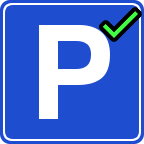
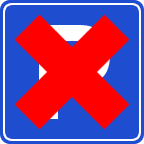
Layered file, before and after one edit (144x144). Changes by layer:
hid "Layer #2" over 99, 7, 142, 42
added layer "Layer #3" above "Layer" over 14, 14, 130, 130
